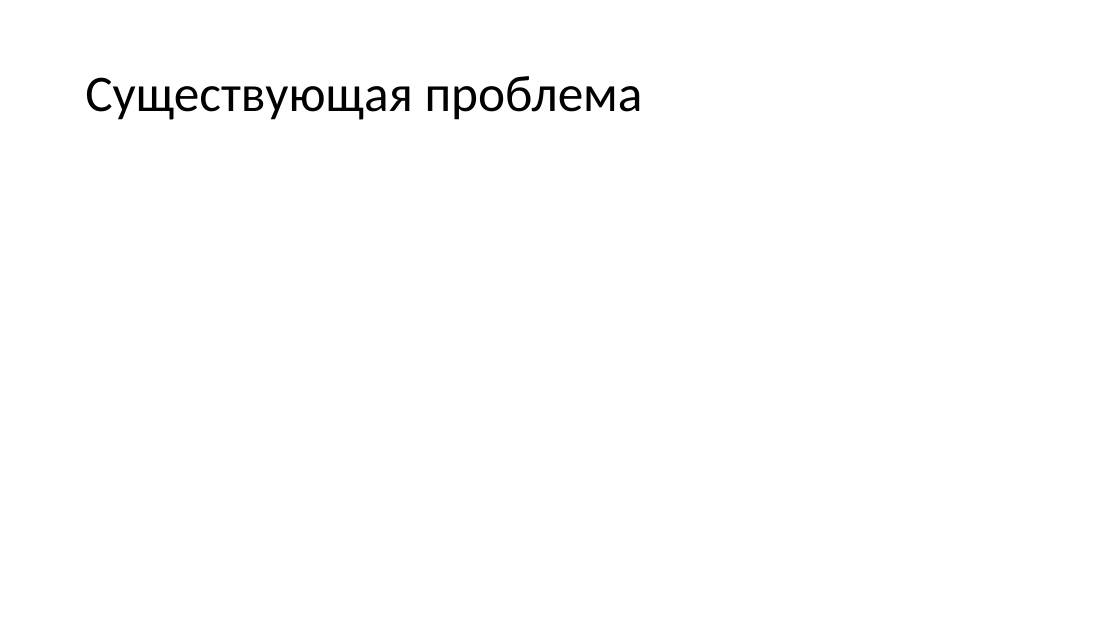
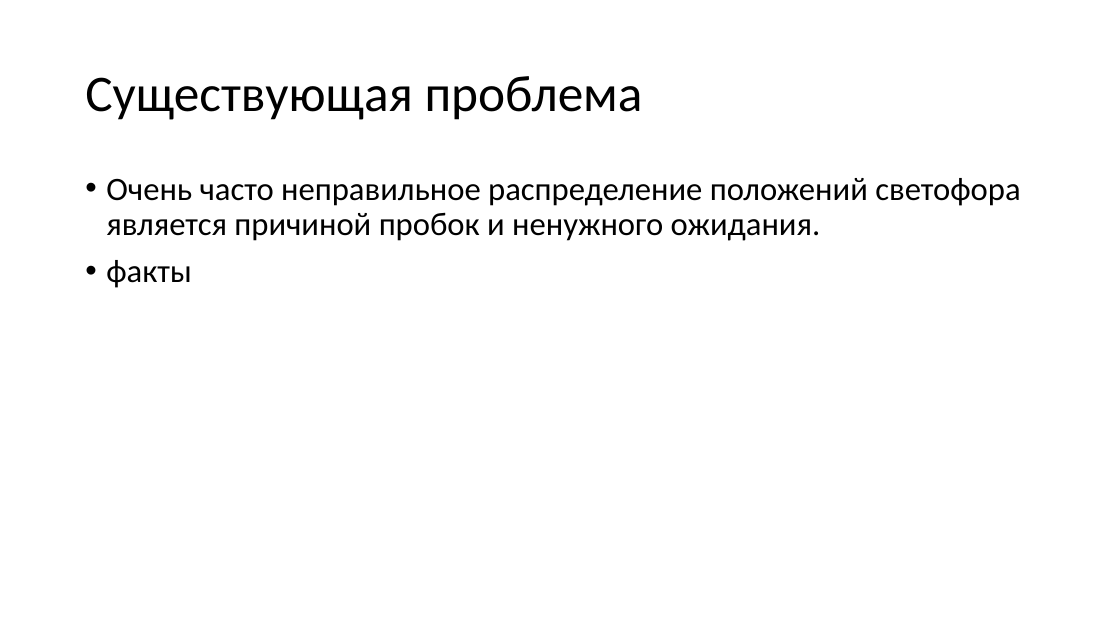
Before and after one commit to sergei-filippov/rbtrffc, a slide deck: slide 3 of Проект_светофор/презента.pptx. Drawn at 1120x630 pixels with LibreOffice and Linux fonts; fonts in the diff are those of the drawing. Boxes give left, top, right and bottom in pixels: in the first picture for what was removed or moved away, otherwise in the second. Text is boxed around its words. In the diff, an @@ line names an element or a change of style, - is before the commit and + after.

```diff
--- a/Проект_светофор/презента.pptx
+++ b/Проект_светофор/презента.pptx
@@ text added at [106,178,1020,288], 28 pt, text #000000 @@
+• Очень часто неправильное распределение положений светофора является причиной пробок и ненужного ожидания.
+• факты
```
Also in this commit, not shown: 1 other file.
